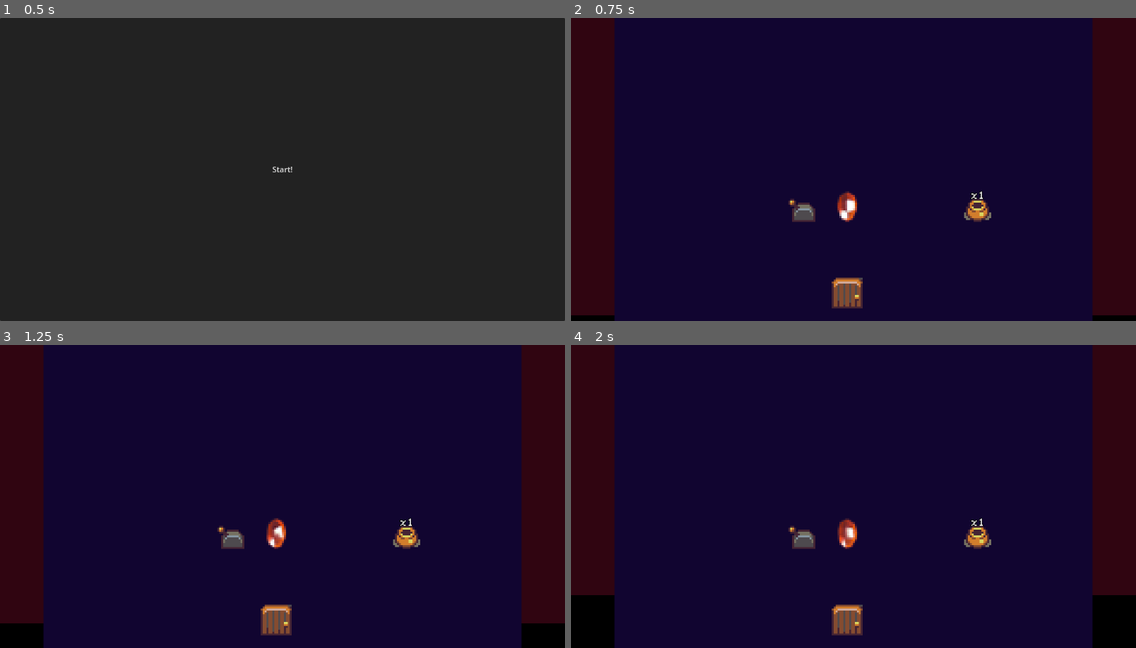
Above: before the commit, frames 1-4 (two rows, left to right).
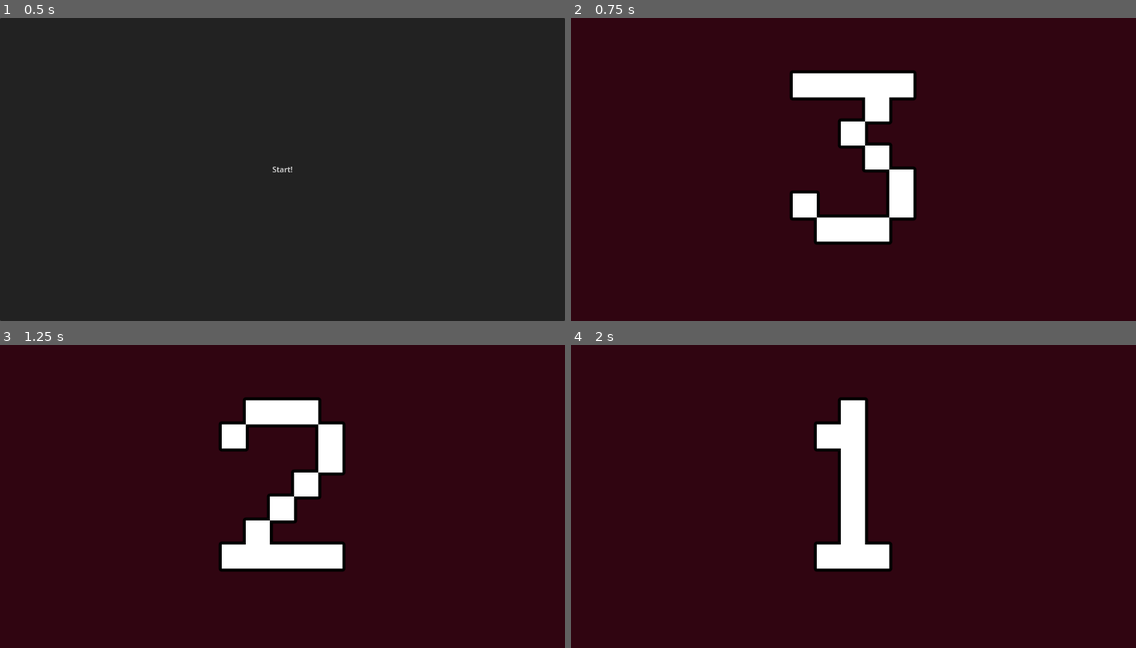
Above: after the commit, the same moments.

Repository: tedsteen/godot-cursors
Game: Godot game, scene res://main.tscn
Same seed, same stepped clock (60 frames per second), same inputs: the game is played once before the commit and once after it. Sound files missing from this copy of the repository are replaced by a short silence.
Inputs (mouse positions are in pixels of both pictures, inside the frame that each line leads up to):
- Up to frame 1 (0.5 s): no input
- Up to frame 2 (0.75 s): click "Start!" at 0.5 s
- Up to frame 3 (1.25 s): no input
- Up to frame 4 (2 s): move the mouse to (977, 481) at 1.27 s; click (977, 481) at 1.42 s

Frame 1 is identical in both runs. In frame 2, 85% of the frame differs, in the area x 0-100%, y 0-100%; in frame 3, 86%; in frame 4, 87%.

Commit message:
re-add intro

Diff:
--- a/dungeon.gd
+++ b/dungeon.gd
@@ -31,7 +31,7 @@
 	return dungeon
 
 func _ready():
-	print_debug("READY")
+
 	rng = RandomNumberGenerator.new()
 	rng.seed = rng_seed
 	point_params.collide_with_areas = true
@@ -44,11 +44,10 @@
 	for cursor in cursors:
 		cursor.restart(level1)
 
-	#var intro: DungeonIntro = dungeon_intro_res.instantiate()
-	#intro.time = 3
-	#intro.dungeon = self
-	#get_tree().get_root().add_child(intro)
-	#get_tree().get_root().remove_child(self)
+	var intro: DungeonIntro = dungeon_intro_res.instantiate()
+	intro.dungeon = self
+	get_tree().get_root().add_child(intro)
+	get_tree().get_root().remove_child(self)
 
 func get_next_level(p_level: Level) -> Level:
 	var curr_index = levels.find(p_level)
@@ -73,7 +72,6 @@
 		current_level = next_level
 
 func reset_time():
-	print_debug("RESET")
 	if current_recording: current_recording.show()
 	for cursor in cursors:
 		cursor.level = null
--- a/dungeon_intro.gd
+++ b/dungeon_intro.gd
@@ -2,7 +2,7 @@
 class_name DungeonIntro
 @onready var countdown_label = %CountdownLabel
 var dungeon: Dungeon
-@export var time = 4
+@export var time = 3
 
 func _process(delta):
 	time -= delta*2
--- a/dungeon_intro.tscn
+++ b/dungeon_intro.tscn
@@ -11,7 +11,6 @@
 grow_horizontal = 2
 grow_vertical = 2
 script = ExtResource("1_is7my")
-time = 1
 metadata/_edit_vertical_guides_ = [584.0, 559.0, 609.0]
 
 [node name="Background" type="ColorRect" parent="."]
